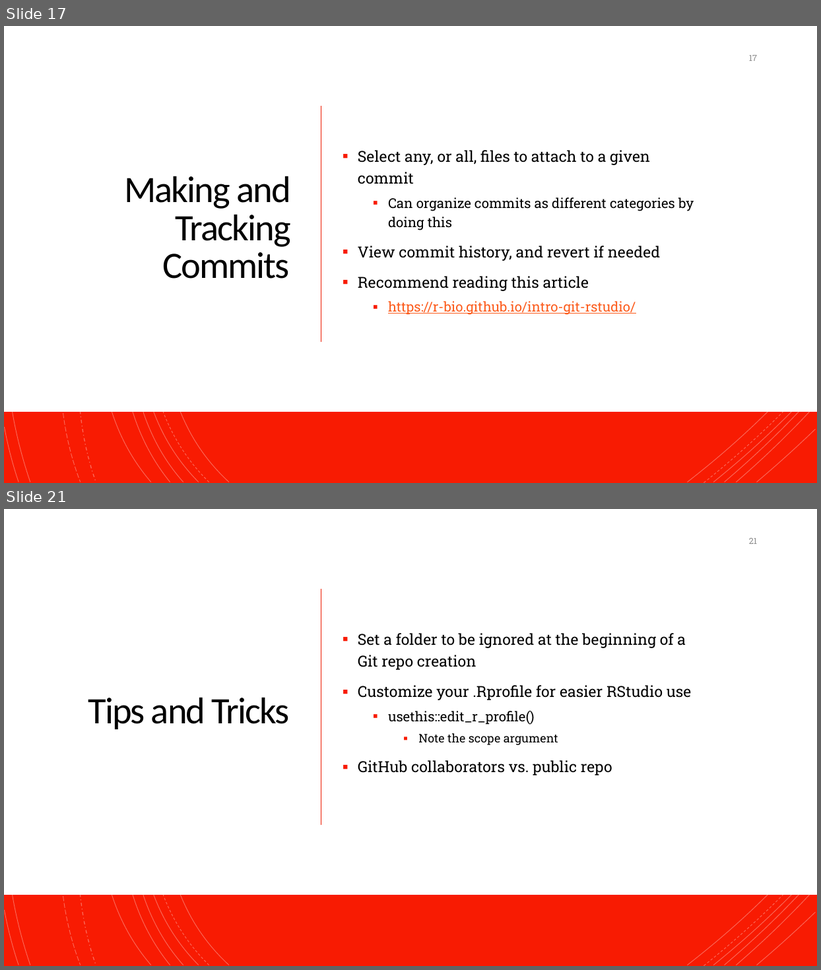
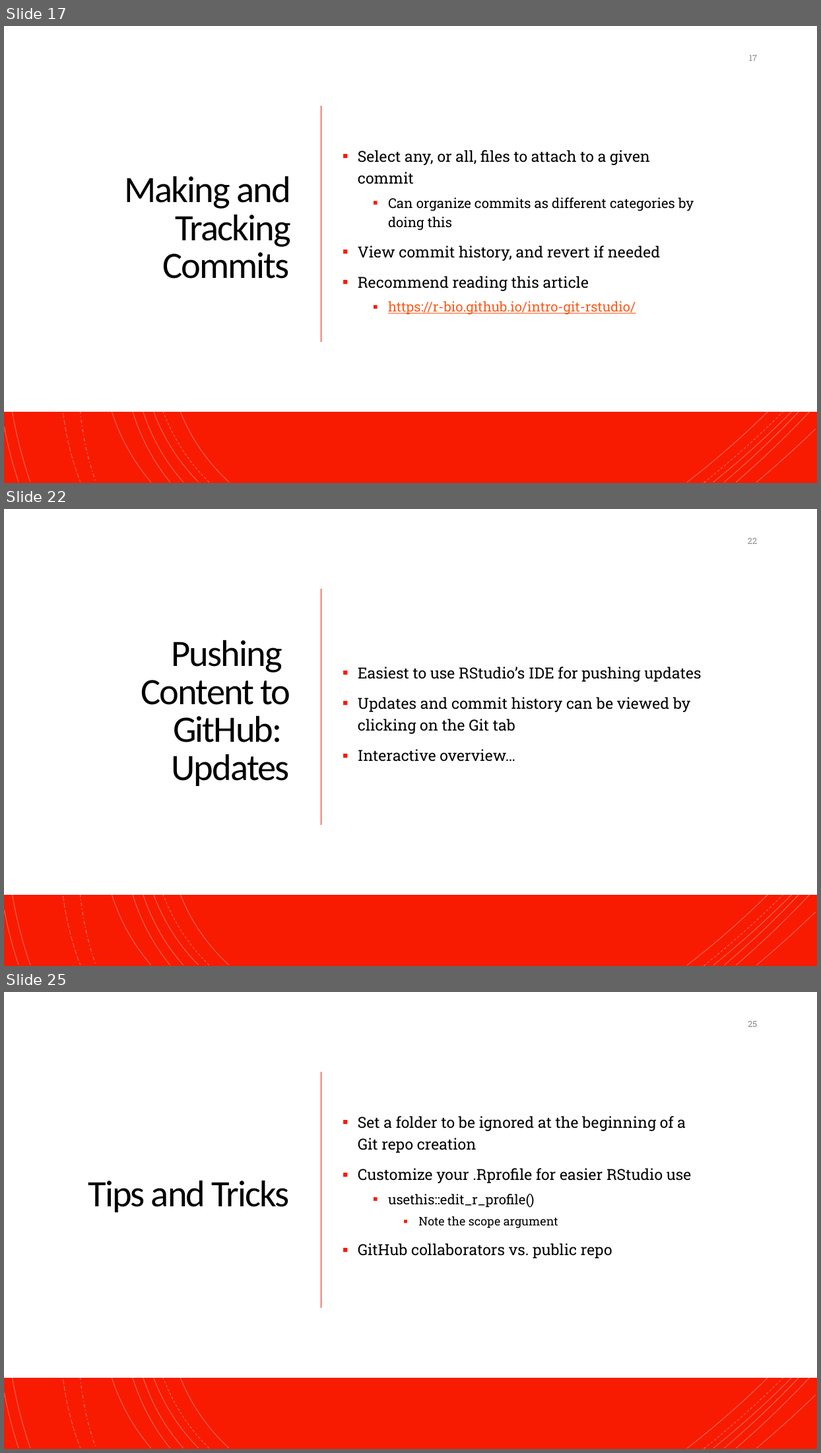
Before and after one commit to NeuroShepherd/R_Coding_Presentations, a slide deck: RStudio, Git, and Github/RStudio_Git_Github.pptx. Shown one above the other, each under a label of ours: slides 17 and 21 before the commit, slides 17, 22 and 25 after it; the slides between them are not shown. The pictures are 821x970 and 821x1453 pixels, drawn with LibreOffice and Linux fonts; fonts in the diff are those of the drawing. Boxes give left, top, right and bottom in pixels: in the first picture for what was removed or moved away, otherwise in the second. Text is boxed around its words. In the diff, an @@ line names an element or a change of style, - is before the commit and + after.

```diff
--- a/RStudio, Git, and Github/RStudio_Git_Github.pptx
+++ b/RStudio, Git, and Github/RStudio_Git_Github.pptx
@@ slide 22 added at [4,509,817,966], background #FFFFFF; not listed: 18 template elements that a slide beside it also shows @@
@@ rectangle added at [4,509,817,966], fill #F81B02 @@
@@ rectangle added at [4,509,817,895], fill #FFFFFF @@
@@ group added at [4,509,816,966]: 21 freeform shapes @@
@@ page number added at [748,538,757,544], 10 pt, text #8C8C8C @@
+22
@@ line added from (321, 589) to (321, 826), #ED1A02 1 pt @@
@@ title added at [141,640,290,786], 44 pt, text #000000 @@
+Pushing
+Content to GitHub:
+Updates
@@ text added at [358,667,701,762], 18 pt, text #000000 @@
+▪ Easiest to use RStudio’s IDE for pushing updates
+▪ Updates and commit history can be viewed by clicking on the Git tab
+▪ Interactive overview…
@@ what was slide 21 is now slide 25 @@
@@ page number at [748,1021,757,1027]: text changed @@
-21
+25
```
Also in this commit, not shown: 8 slides changed, 3 other slides added, 3 other files.
